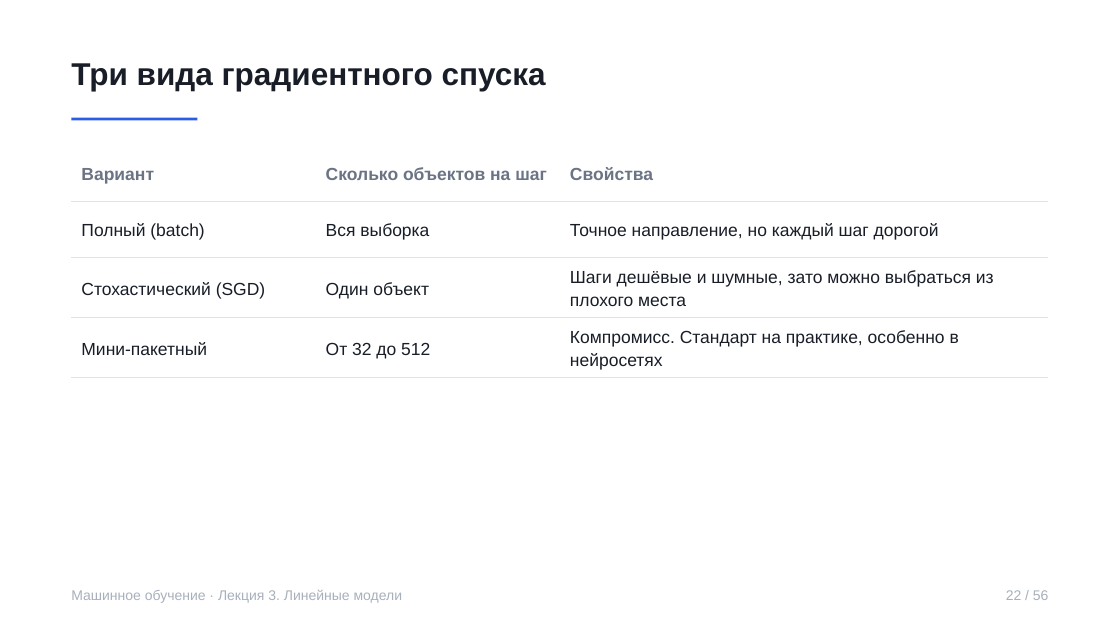
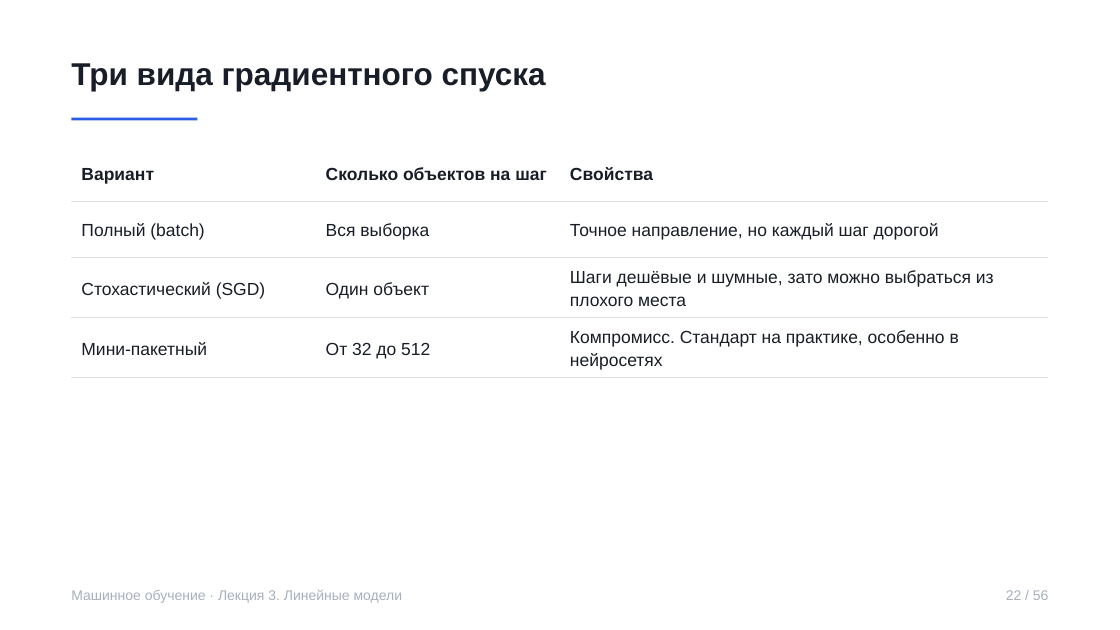
Before and after one commit to rustam-azimov/ml-course-spbu, a slide deck: slide 22 of lectures/lecture03.pptx. Drawn at 1120x630 pixels with LibreOffice and Linux fonts; fonts in the diff are those of the drawing. Boxes give left, top, right and bottom in pixels: in the first picture for what was removed or moved away, otherwise in the second. Text is boxed around its words. In the diff, an @@ line names an element or a change of style, - is before the commit and + after.

```diff
--- a/lectures/lecture03.pptx
+++ b/lectures/lecture03.pptx
@@ table at box(71, 145, 1049, 374) @@
@@ text colour #6B7484 to #181D27 in "Вариант", "Сколько объектов на шаг", "Свойства" @@
```
Also in this commit, not shown: 49 other slides changed, 5 other files.
